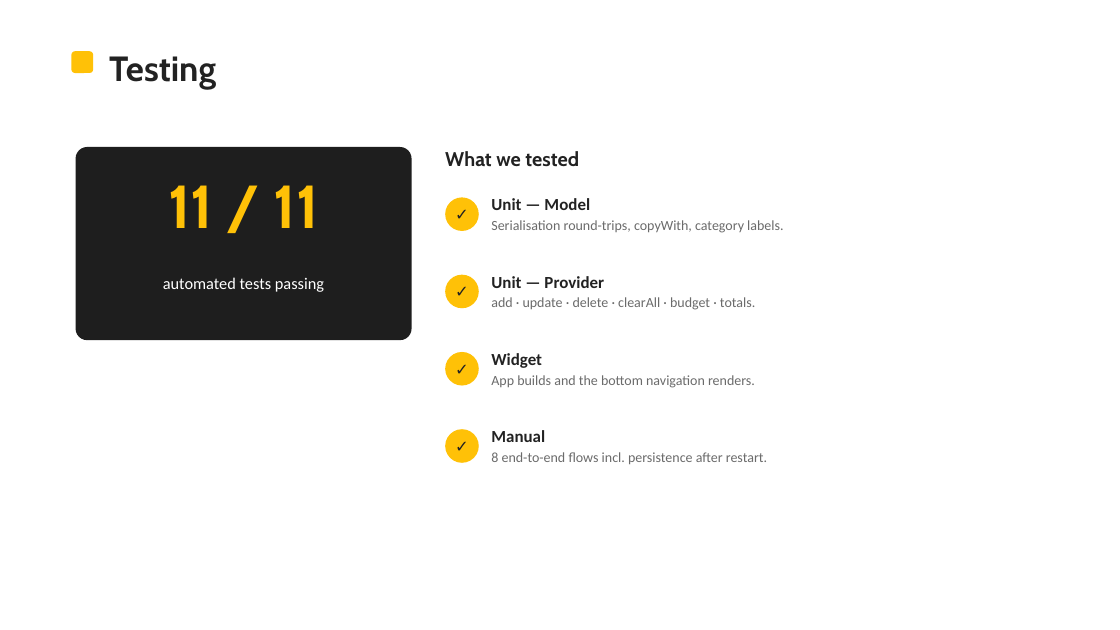
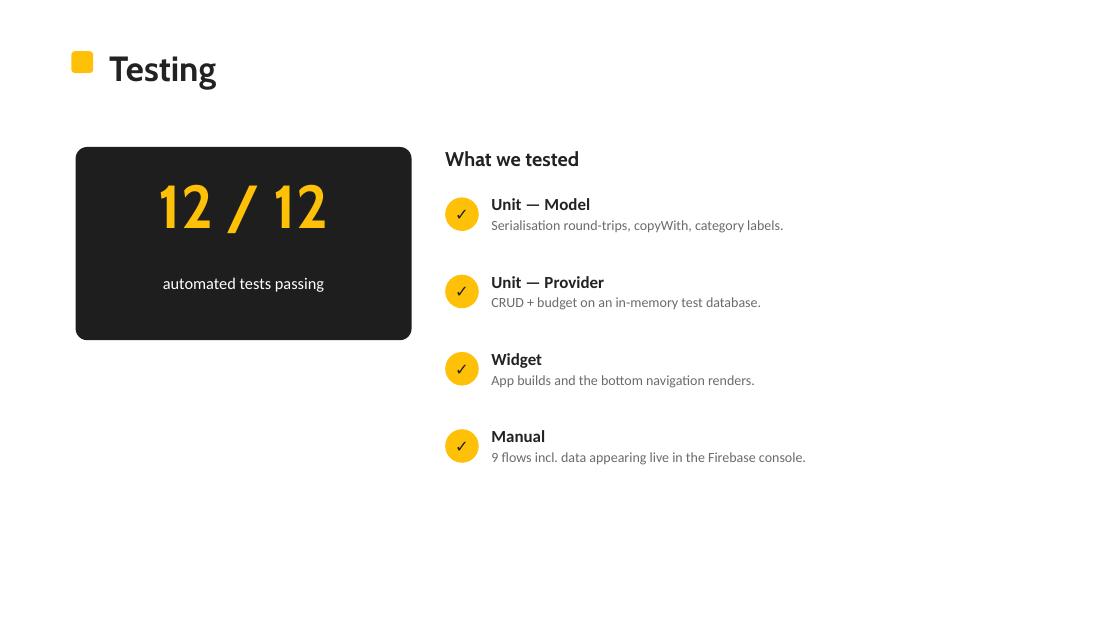
Before and after one commit to LBBT-God/expense-tracker, a slide deck: slide 11 of docs/My_Wallet_Presentation.pptx. Drawn at 1120x630 pixels with LibreOffice and Linux fonts; fonts in the diff are those of the drawing. Boxes give left, top, right and bottom in pixels: in the first picture for what was removed or moved away, otherwise in the second. Text is boxed around its words. In the diff, an @@ line names an element or a change of style, - is before the commit and + after.

Commit message:
Migrate data layer to Cloud Firestore; add Firebase setup, manual & updated docs
- Replace shared_preferences with firebase_core + cloud_firestore
- Add lib/firebase_options.dart (web) for the shared Firebase project
- Realtime snapshot listener for transactions; budget in settings/app
- Update tests to use fake_cloud_firestore (12 passing)
- Update README, project report and slides to reflect Firebase
- Add docs/USER_MANUAL.md (setup & demo guide for the team)

```diff
--- a/docs/My_Wallet_Presentation.pptx
+++ b/docs/My_Wallet_Presentation.pptx
@@ text at (x1=159, y1=184, x2=328, y2=228): text changed @@
-11 / 11
+12 / 12
@@ text at (x1=491, y1=297, x2=761, y2=310): text changed @@
-add · update · delete · clearAll · budget · totals.
+CRUD + budget on an in-memory test database.
@@ text at (x1=491, y1=452, x2=806, y2=465): text changed @@
-8 end-to-end flows incl. persistence after restart.
+9 flows incl. data appearing live in the Firebase console.
```
Also in this commit, not shown: 10 other slides changed, 15 other files.
